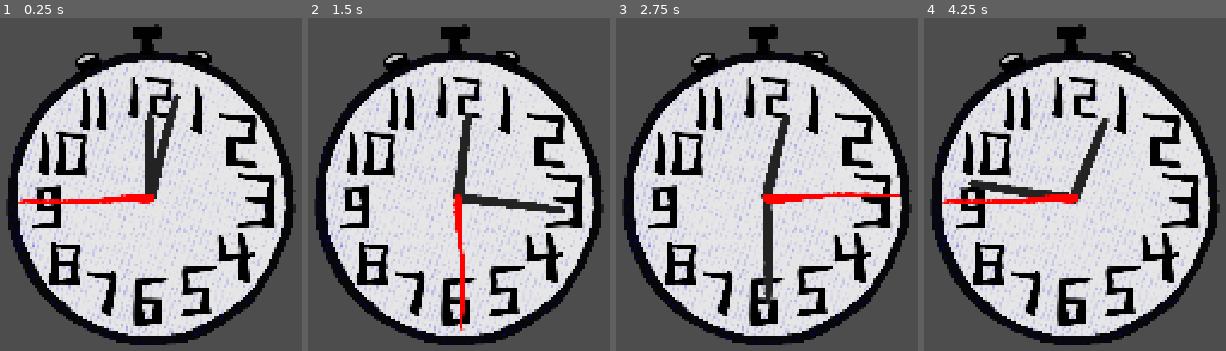
Above: before the commit, frames 1-4 (left to right).
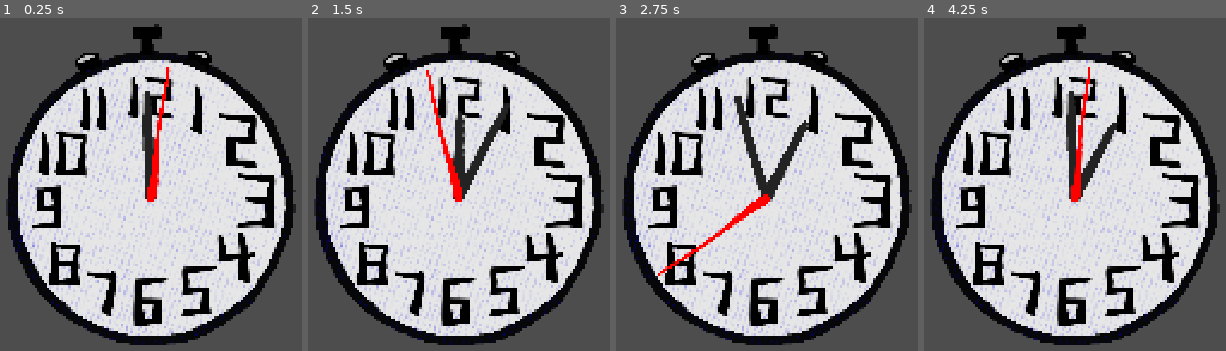
Above: after the commit, the same moments.

Repository: perlindgren/s_word
Game: Godot game, scene res://test/clock_test.tscn
Two runs of this game, one before a commit and one after it. Both use one fixed random seed, a clock stepped at 60 frames per second and the inputs below. This scene is started directly instead of the project's main scene.
Inputs (mouse positions are in pixels of both pictures, inside the frame that each line leads up to):
- Up to frame 1 (0.25 s): no input
- Up to frame 2 (1.5 s): move the mouse to (outside the picture) at 0.52 s; click (outside the picture) at 0.67 s; drag from (401, 191) to (522, 257) at 1.27 s
- Up to frame 3 (2.75 s): move the mouse to (outside the picture) at 2.02 s; click (outside the picture) at 2.17 s
- Up to frame 4 (4.25 s): drag from (1138, 257) to (939, 101) at 2.77 s; move the mouse to (outside the picture) at 3.52 s; click (outside the picture) at 3.67 s

The runs differ from the first frame. In frame 1, 2.5% of the frame differs, in the area x 5-60%, y 14-56%; in frame 2, 3.7%; in frame 3, 4.4%, in the area x 13-95%, y 23-87%; in frame 4, 3.7%.

Commit message:
time is key

Diff:
--- a/scenes/clock.tscn
+++ b/scenes/clock.tscn
@@ -8,6 +8,7 @@
 
 [node name="Clock" type="Node2D" unique_id=2000448681]
 script = ExtResource("1_er1xc")
+s = 5434.0
 
 [node name="Clock" type="Sprite2D" parent="." unique_id=293208724]
 position = Vector2(-5, -37)
--- a/scripts/clock.gd
+++ b/scripts/clock.gd
@@ -1,8 +1,6 @@
 extends Node2D
 
-@export_range(0, 60, 1) var s : float = 0.0
-@export_range(0, 60, 1) var m : float = 0.0
-@export_range(0, 24, 1) var h : float = 0.0
+@export_range(0, 60 * 60 * 2, 1) var s : float = 0.0
 
 @onready var seconds = $Seconds
 @onready var minutes = $Minutes
@@ -12,11 +10,11 @@
 	print("clock _ready")
 
 func _process(_delta) -> void:
-	seconds.rotation = TAU * (s/60.0 + 0.01)
-	minutes.rotation = TAU * (m/60.0 + s/3600)
-	hours.rotation = TAU * (h/12.0 + m/(12 * 60.0))
+	seconds.rotation = fmod(TAU * s/60, TAU)
+	minutes.rotation = fmod(TAU * s/3600, TAU)
+	hours.rotation = fmod(TAU * s/(12 * 3600), TAU)
 
-func set_seconds(sec: int) -> void:
-	s = sec % 60
-	m = int(sec / 60.0) % 60
-	h = int(sec / 3600.0) % 12
+#func set_seconds(sec: int) -> void:
+	#s = sec % 60
+	#m = int(sec / 60.0) % 60
+	#h = int(sec / 3600.0) % 12
--- a/test/clock_test.gd
+++ b/test/clock_test.gd
@@ -5,8 +5,15 @@
 var sec: int = 0
 
 func _ready() -> void:
-	pass
 
-func _process(_delta) -> void:
-	sec += 11
-	clock.set_seconds(sec)
+	#tween.tween_method(
+		#func(s:float):
+			#clock.s = s
+	#, 0.0, 3600.0, 4
+	#).set_trans(Tween.TRANS_QUINT).set_ease(Tween.EASE_IN_OUT)
+
+
+	clock.s = 0
+	for i in range(1, 10):
+		var tween = create_tween()
+		await tween.tween_property(clock,"s", 3600.0 * i, 4).set_trans(Tween.TRANS_EXPO).set_ease(Tween.EASE_IN_OUT).finished
--- a/test/clock_test.tscn
+++ b/test/clock_test.tscn
@@ -8,5 +8,3 @@
 
 [node name="Clock" parent="." unique_id=2000448681 instance=ExtResource("1_mvd5b")]
 position = Vector2(710, 613)
-m = 1.0
-h = 2.0
